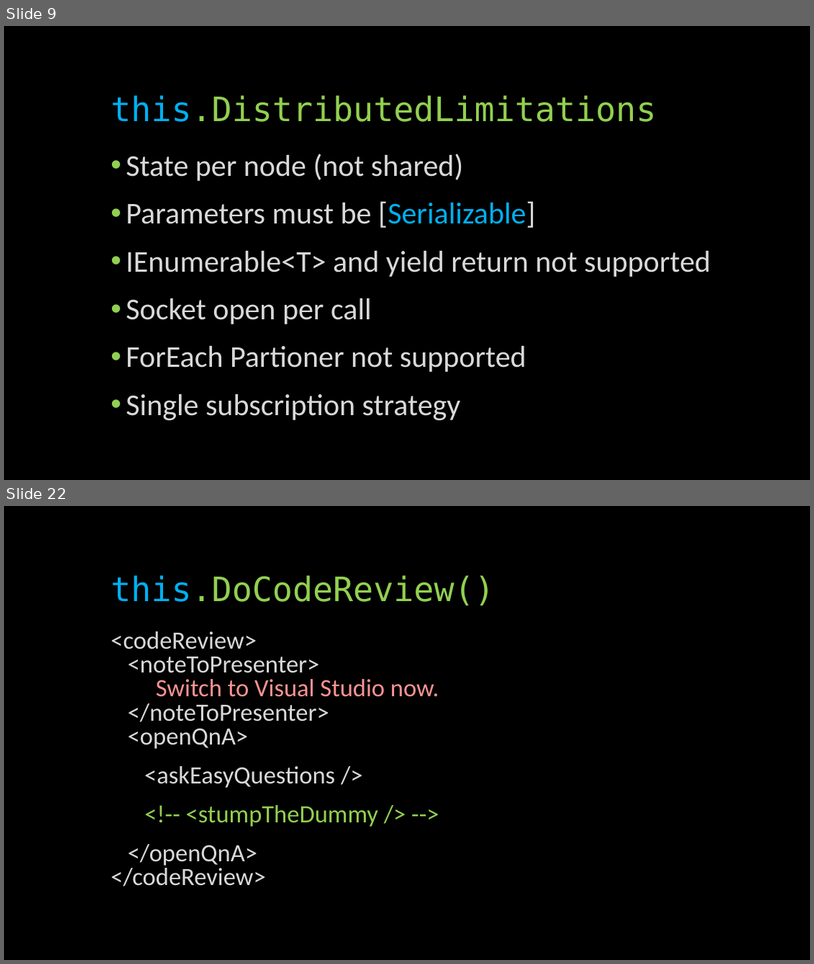
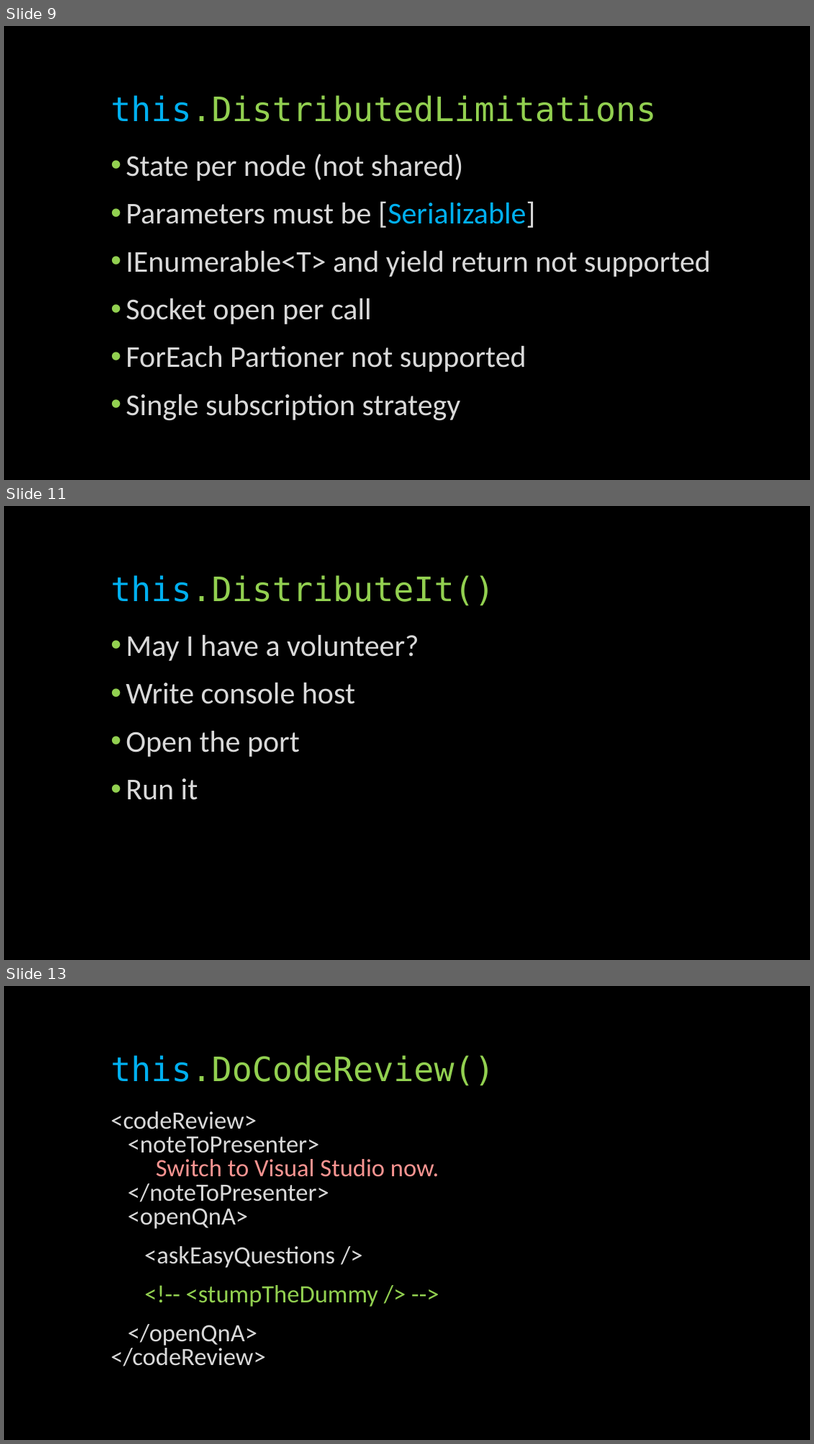
Before and after one commit to glennneiger/duovia-distributed, a slide deck: docs/distributed_demo.pptx. Shown one above the other, each under a label of ours: slides 9 and 22 before the commit, slides 9, 11 and 13 after it; the slides between them are not shown. The pictures are 814x964 and 814x1444 pixels, drawn with LibreOffice and Linux fonts; fonts in the diff are those of the drawing. Boxes give left, top, right and bottom in pixels: in the first picture for what was removed or moved away, otherwise in the second. Text is boxed around its words. In the diff, an @@ line names an element or a change of style, - is before the commit and + after.

```diff
--- a/docs/distributed_demo.pptx
+++ b/docs/distributed_demo.pptx
@@ slide 11 added at (4, 506, 810, 960), background #000000 @@
@@ title added at (111, 575, 494, 605), 40 pt, text #92D050 @@
+this.DistributeIt()
@@ text added at (126, 635, 419, 800), 36 pt, text #D9D9D9 @@
+• May I have a volunteer?
+• Write console host
+• Open the port
+• Run it
@@ what was slide 22 is now slide 13 @@
```
Also in this commit, not shown: 1 slide changed, 2 other slides added, 12 slides removed.
